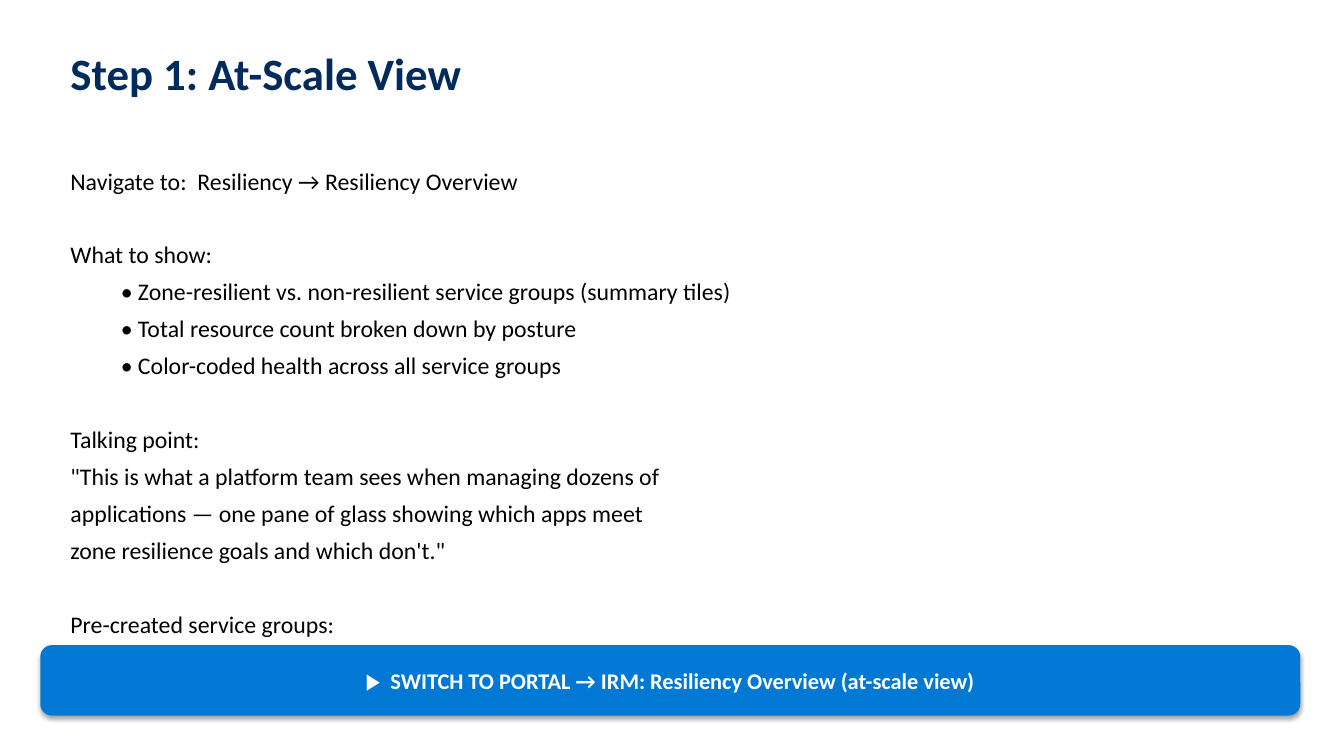
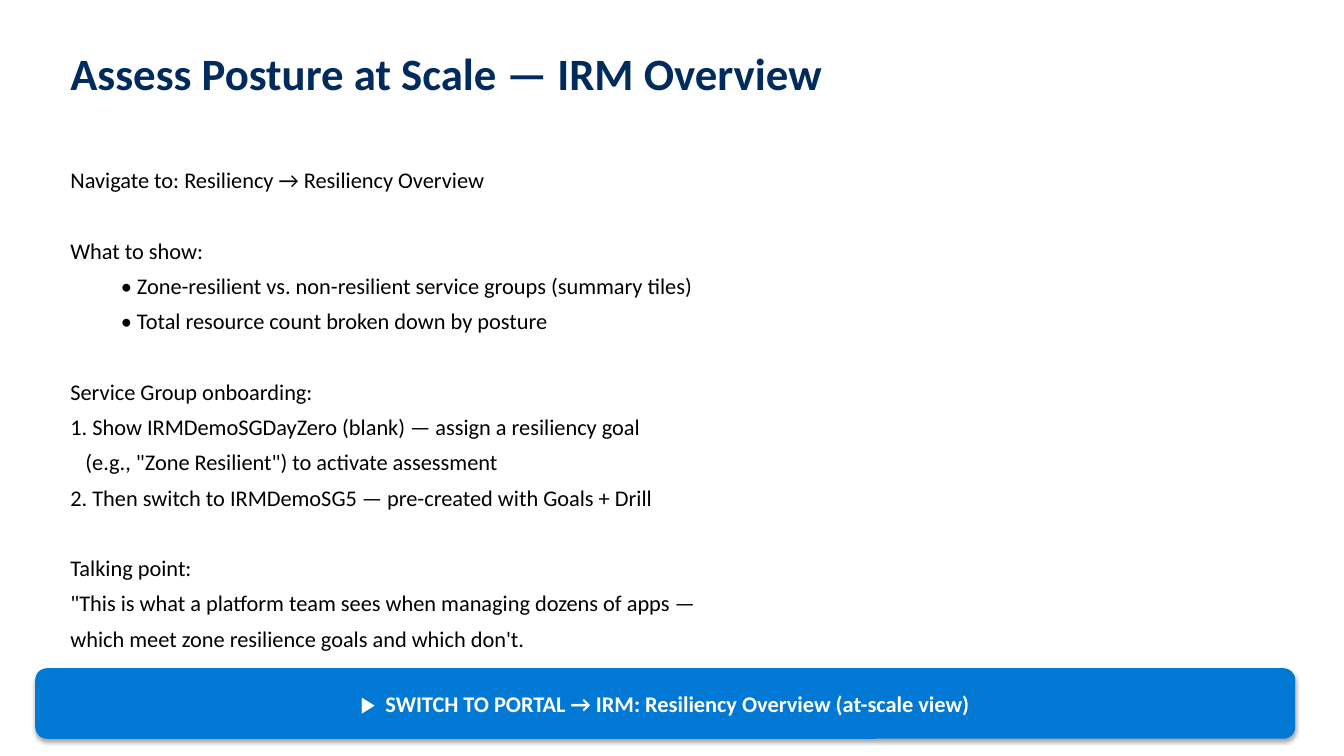
Before and after one commit to adityabalaji-msft/IRMDemoEnvironmentGuide, a slide deck: slide 11 of IRM-Field-Demo-Walking-Deck.pptx (slide 9 before the commit). Drawn at 1344x756 pixels with LibreOffice and Linux fonts; fonts in the diff are those of the drawing. Boxes give left, top, right and bottom in pixels: in the first picture for what was removed or moved away, otherwise in the second. Text is boxed around its words. In the diff, an @@ line names an element or a change of style, - is before the commit and + after.

Commit message:
Fix Phase 2 wording, drift rediscovery language, PPTX overflow/formatting

```diff
--- a/IRM-Field-Demo-Walking-Deck.pptx
+++ b/IRM-Field-Demo-Walking-Deck.pptx
@@ text at bbox=[70, 58, 822, 91]: text changed @@
-Step 1: At-Scale View
+Assess Posture at Scale — IRM Overview
@@ text at bbox=[70, 172, 692, 580]: size 17 to 16 pt in "Navigate to: Resiliency → Resiliency Overview", "What to show:", "• Zone-resilient vs. non-resilient service groups (summary ...", "• Total resource count broken down by ..." and 1 more places @@
@@ text at bbox=[70, 384, 652, 510]: text changed; size 17 to 16 pt @@
-  • Color-coded health across all service groups
+Service Group onboarding:
+1. Show IRMDemoSGDayZero (blank) — assign a resiliency goal
+(e.g., "Zone Resilient") to activate assessment
+2. Then switch to IRMDemoSG5 — pre-created with Goals + Drill
@@ text at bbox=[70, 595, 670, 651]: text changed; size 17 to 16 pt @@
-"This is what a platform team sees when managing dozens of
-applications — one pane of glass showing which apps meet
-zone resilience goals and which don't."
-Pre-created service groups:
-• IRMDemoSG2 → AKS app (Goals + Drill)
-• IRMDemoSG3 → VM app (Goals + Recovery Plan + Drill)
+"This is what a platform team sees when managing dozens of apps —
+which meet zone resilience goals and which don't.
@@ rounded rectangle "▶ SWITCH TO PORTAL → ...": place and size @@
-rounded rectangle "▶ SWITCH TO PORTAL → ..." at bbox=[40, 645, 1301, 716]
+rounded rectangle "▶ SWITCH TO PORTAL → ..." at bbox=[35, 668, 1296, 739]
```
Also in this commit, not shown: 7 other slides changed, 15 slides added, 18 slides removed, 2 other files.
